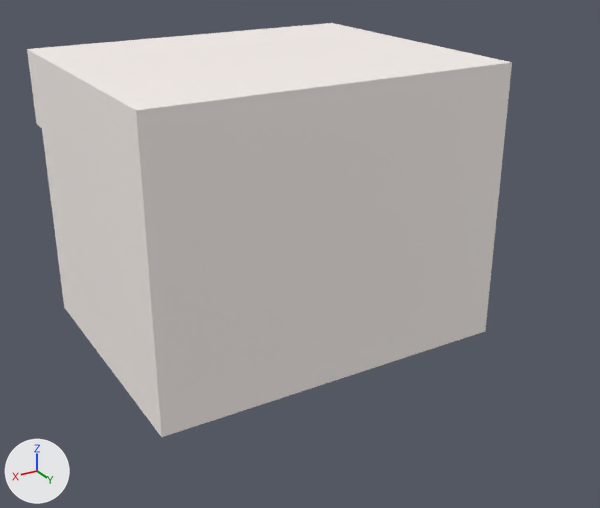
Two versions of the FBX model models/shop1.fbx, one commit apart.
Before and after are seen from a camera (50 mm lens) standing at (40.3, 75.0, 44.1) and looking at (-0.8, 6.7, 9.9). Every picture has the same lights, and +X, +Y and +Z are marked at lower left. Where no turn or scale is listed for an object, it has been applied to the vertices.
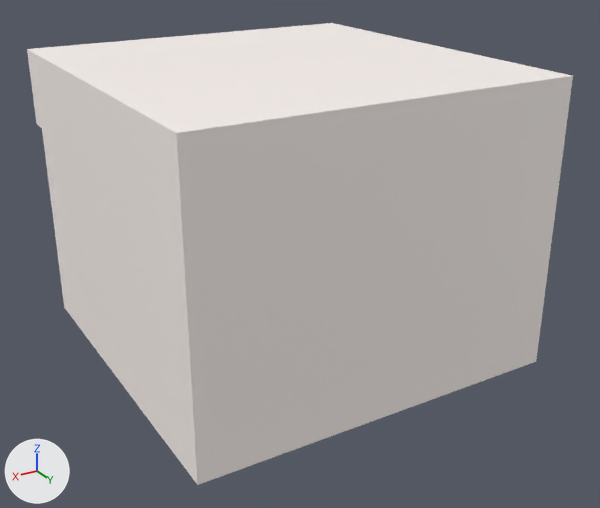
The newer file is also turned or shifted as a whole; pictures and numbers use the older file's frame.

Edits to the bpy script that builds the scene:
```text
Change me_mesh:
    where me_mesh.from_pydata(...)  # 148 vertices, 140 faces; spans x -19.1..19.1, y -16.2..15.7, z 0.0..29.4
    used by ob_polysurface2; location = (0.0, 0.3, 0.0)
    me_mesh part 1: all 55 vertices in x -19.1..19.1, y 12.1..15.7, z 0.0..29.4 are moved by (0.0, 7.6, 0.0)
```

What differs and where, as boxes (x1, y1, x2, y2) in the pictures (600 x 508 px; the box of a moved part takes in the faces that stretch with it):
'polySurface2', reshaped (13% wider, 12% taller)
    before: (27, 23, 512, 437)
    after: (27, 23, 573, 485)
part 1 of me_mesh, moved or reshaped
    before: (133, 60, 512, 437)
    after: (133, 60, 573, 485)
